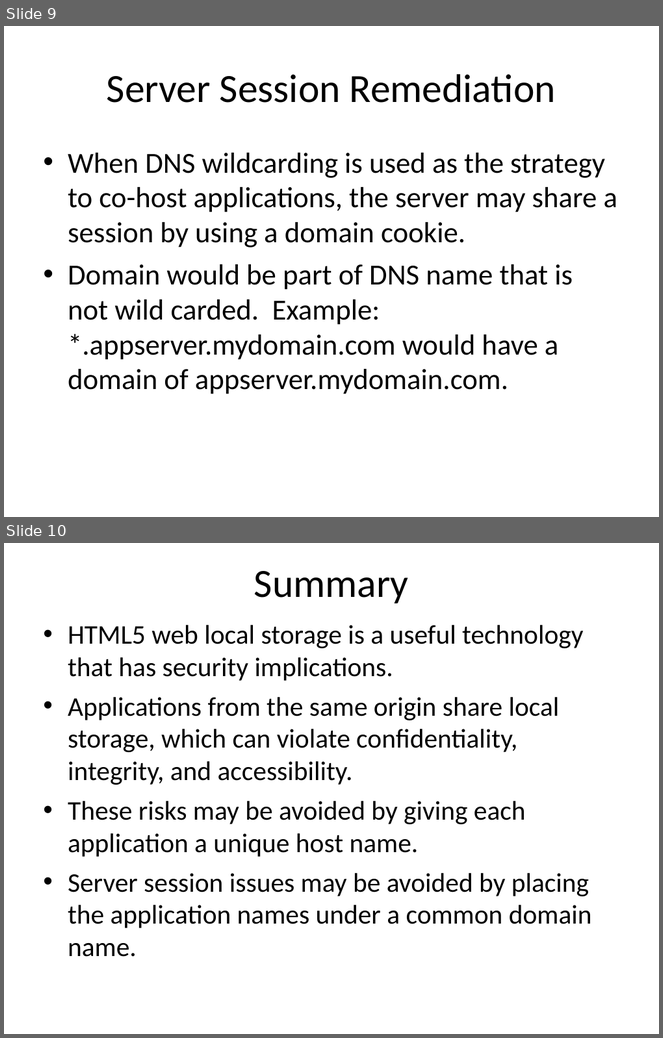
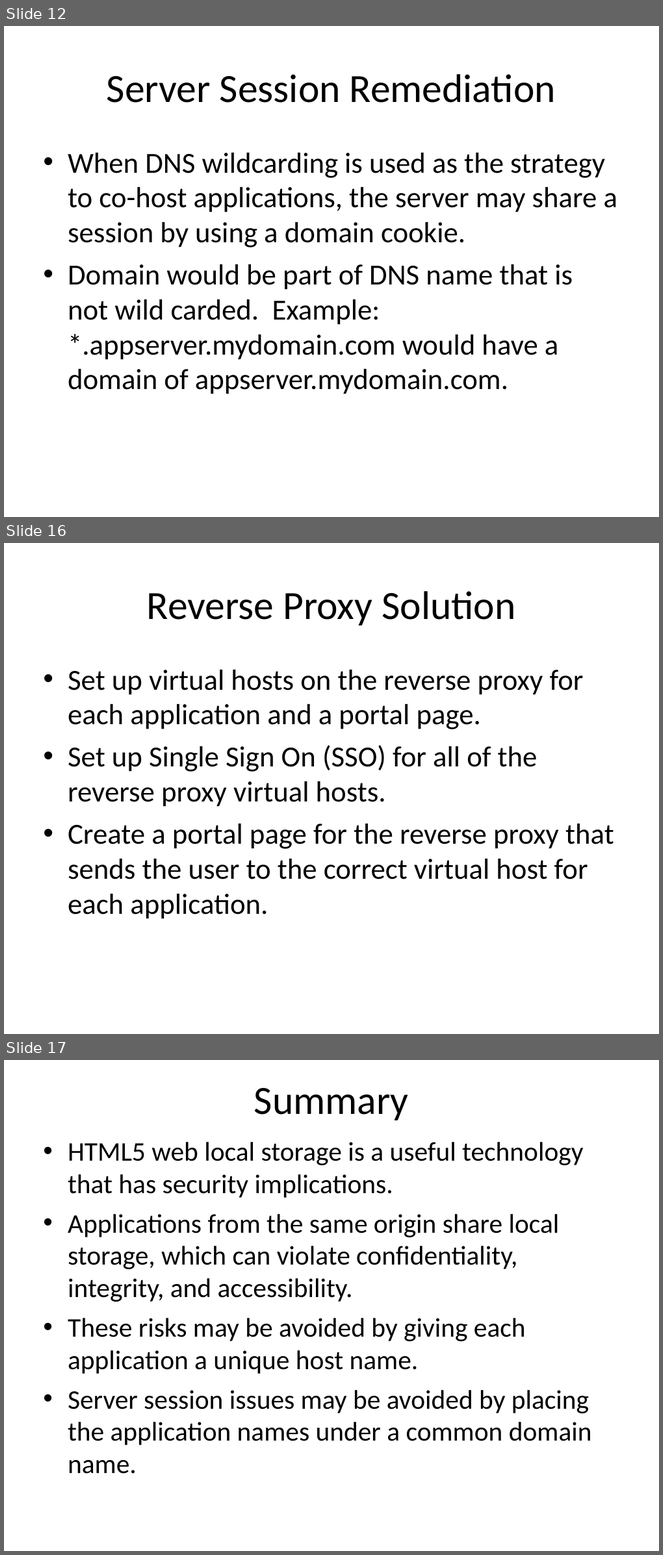
Before and after one commit to EdCharbeneau/CodePaLOUsa, a slide deck: 2013/LocalStorageSecurity/LocalStoragePresentation.ppt. Shown one above the other, each under a label of ours: slides 9 and 10 before the commit, slides 12, 16 and 17 after it; the slides between them are not shown. The pictures are 663x1038 and 663x1555 pixels, drawn with LibreOffice and Linux fonts; fonts in the diff are those of the drawing. Boxes give left, top, right and bottom in pixels: in the first picture for what was removed or moved away, otherwise in the second. Text is boxed around its words. In the diff, an @@ line names an element or a change of style, - is before the commit and + after.

```diff
--- a/2013/LocalStorageSecurity/LocalStoragePresentation.ppt
+++ b/2013/LocalStorageSecurity/LocalStoragePresentation.ppt
@@ slide 16 added at <box>4,543,659,1034</box>, background #FFFFFF @@
@@ title added at <box>147,591,516,626</box>, 44 pt, text #000000 @@
+Reverse Proxy Solution
@@ text added at <box>68,670,614,919</box>, 32 pt, text #000000 @@
+• Set up virtual hosts on the reverse proxy for each application and a portal page.
+• Set up Single Sign On (SSO) for all of the reverse proxy virtual hosts.
+• Create a portal page for the reverse proxy that sends the user to the correct virtual host for each application.
@@ what was slide 9 is now slide 12 @@
@@ what was slide 10 is now slide 17 @@
```
Also in this commit, not shown: 3 slides changed, 7 other slides added, 1 slide removed, 6 other files.
